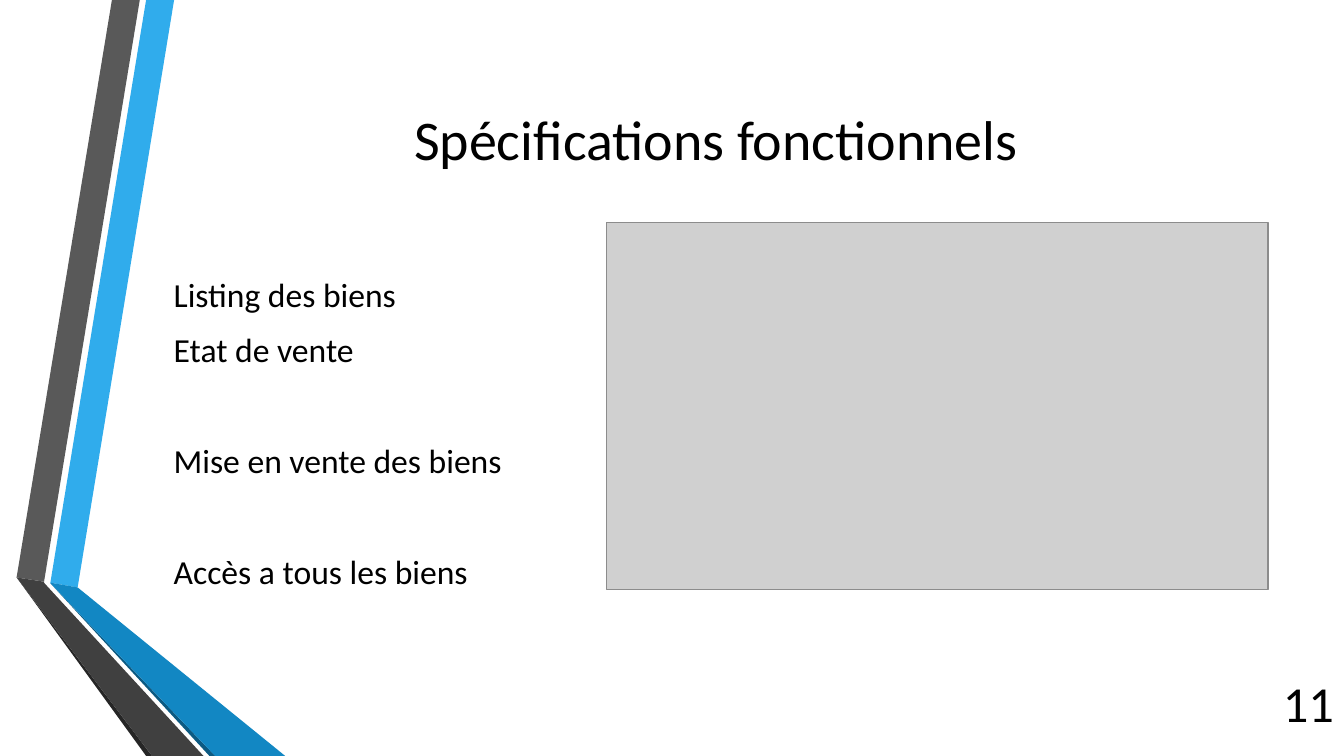
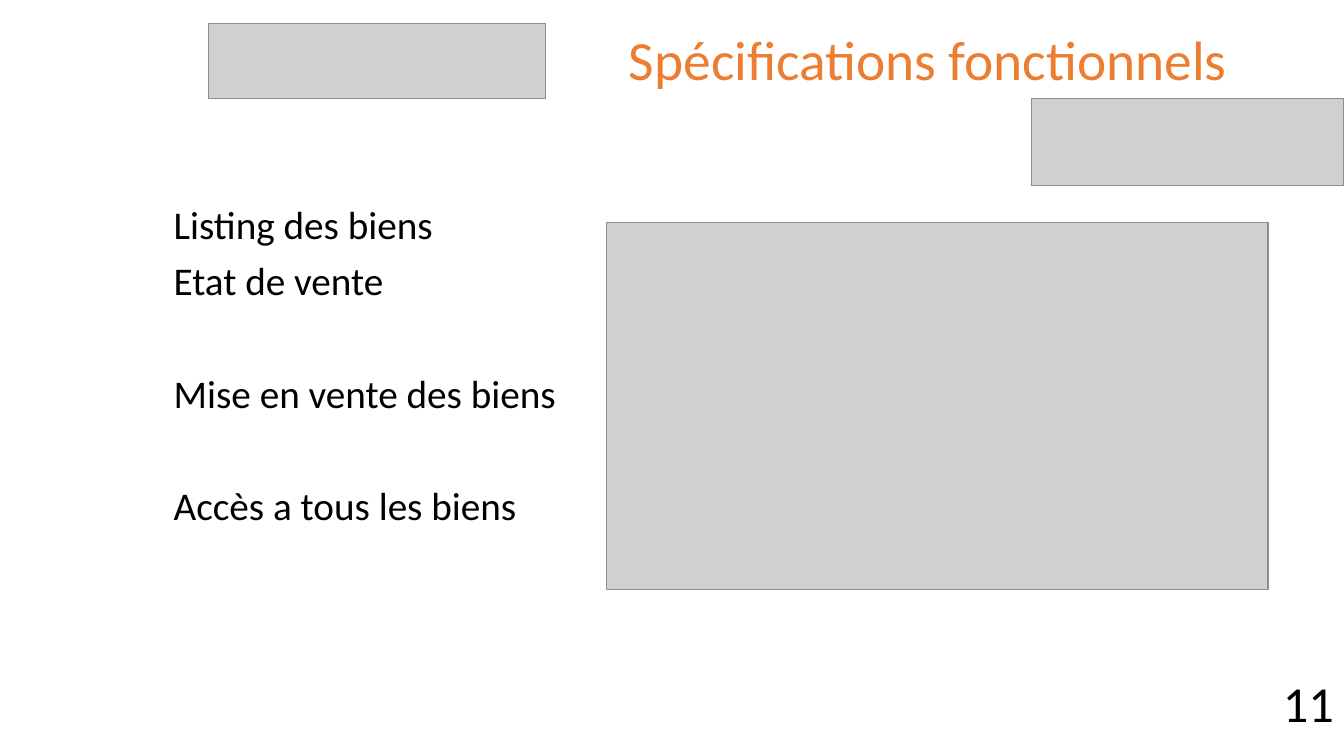
Before and after one commit to Thibaut-Comte/projetIT, a slide deck: slide 11 of PrésentationBourseEchangeSCPI.pptx. Drawn at 1344x756 pixels with LibreOffice and Linux fonts; fonts in the diff are those of the drawing; grey boxes stand for pictures; background and template pictures are left out. Boxes give left, top, right and bottom in pixels: in the first picture for what was removed or moved away, otherwise in the second. Text is boxed around its words. In the diff, an @@ line names an element or a change of style, - is before the commit and + after.

```diff
--- a/PrésentationBourseEchangeSCPI.pptx
+++ b/PrésentationBourseEchangeSCPI.pptx
@@ picture added at [209, 23, 544, 99] @@
@@ title "Spécifications fonctionnels": place and size @@
-title "Spécifications fonctionnels" at [414, 121, 1017, 169]
+title "Spécifications fonctionnels" at [629, 41, 1227, 89]
@@ title "Spécifications fonctionnels" at [629, 41, 1227, 89]: size 40 to 39.6 pt, text colour #000000 to #ED7D31; line spacing 1 to 0.9 @@
@@ picture added at [1032, 99, 1344, 186] @@
@@ text "Listing des biens" at [174, 211, 556, 521]: size 24 to 28 pt; line spacing 1 to 0.9; vertical alignment middle to top @@
@@ group removed at [16, 0, 285, 756]: 6 freeform shapes @@
```
Also in this commit, not shown: 19 other slides changed.
